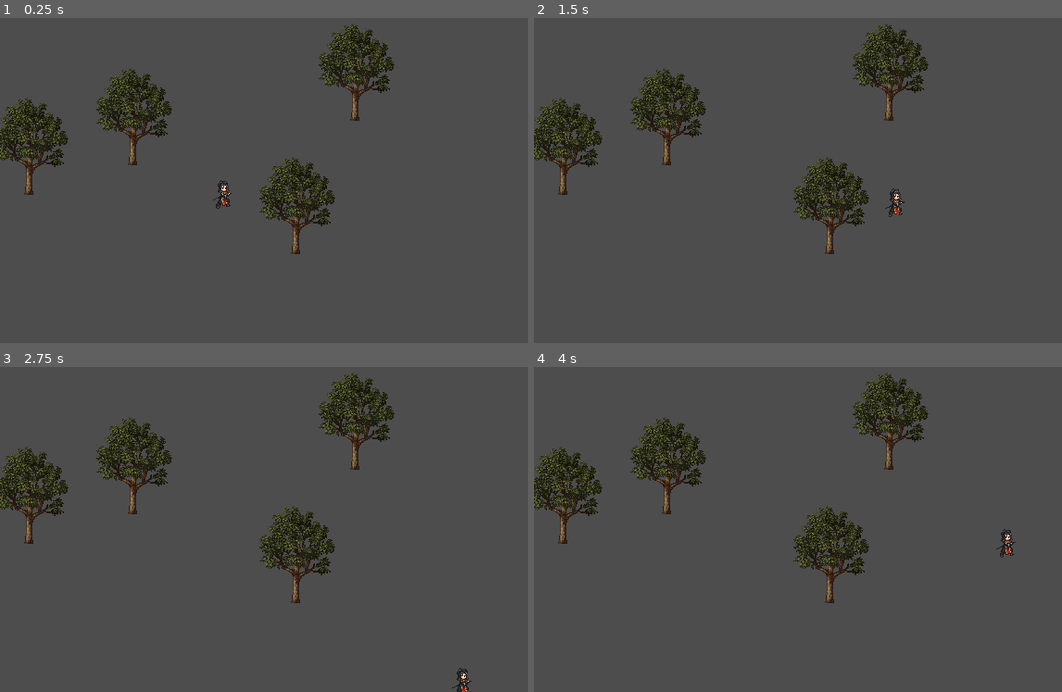
Above: before the commit, frames 1-4 (two rows, left to right).
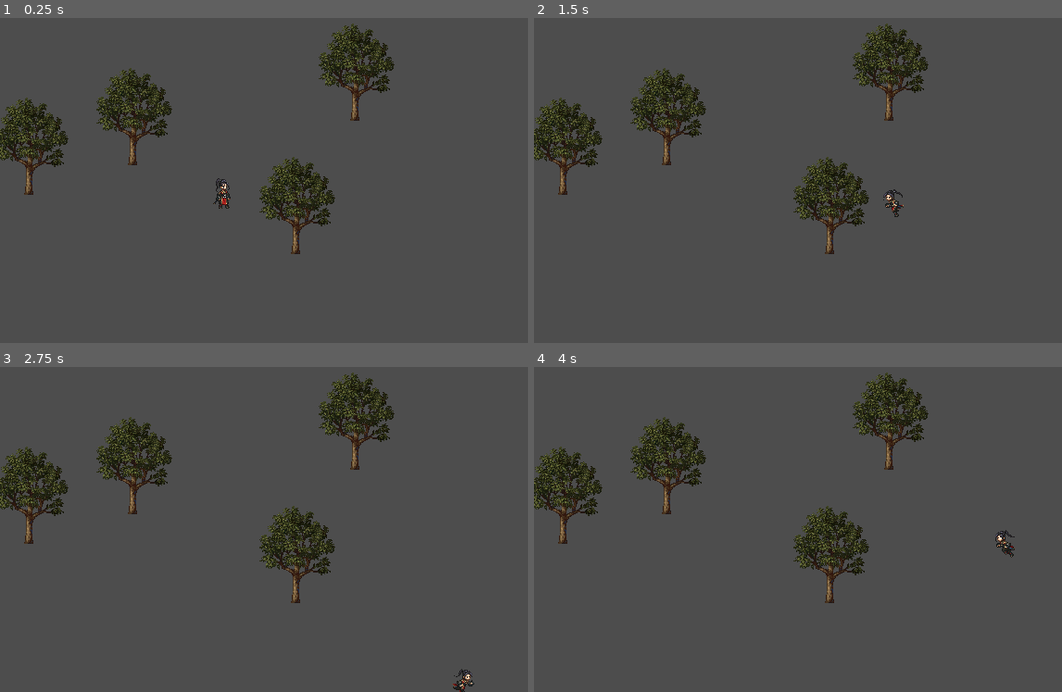
Above: after the commit, the same moments.

Repository: baifengxiao/action-rpg
Game: Godot game, scene res://World.tscn
Same seed, same stepped clock (60 frames per second), same inputs: the game is played once before the commit and once after it.
Inputs:
- Up to frame 1 (0.25 s): no input
- Up to frame 2 (1.5 s): tap Enter at 0.5 s; hold Right (ui_right) 0.53-1.28 s; hold Down (ui_down) from 1.28 s (still down)
- Up to frame 3 (2.75 s): release Down (ui_down) at 2.03 s; hold Right (ui_right) from 2.03 s (still down)
- Up to frame 4 (4 s): release Right (ui_right) at 2.78 s; hold Up (ui_up) 2.78-3.53 s; hold Left (ui_left) from 3.53 s (still down)

The runs differ from the first frame. In frame 1, 0.2% of the frame differs, in the area x 40-44%, y 49-59%; in frame 2, 0.2%, in the area x 66-71%, y 52-62%; in frame 3, 0.2%; in frame 4, 0.2%.

Commit message:
feat: part4.奔跑、休息这8个动作的动画制作、播放

Diff:
--- a/Player/player.gd
+++ b/Player/player.gd
@@ -5,6 +5,8 @@
 const FRICTION = 10 * 60
 
 var input_vector = Vector2.ZERO
+
+@onready var animation_player: AnimationPlayer = $AnimationPlayer
 
 func _physics_process(delta: float) -> void:
 
@@ -16,8 +18,14 @@
 
 	#非零向量
 	if input_vector != Vector2.ZERO:
+		if input_vector.x >0:
+			animation_player.play("RunRight")
+		else :
+			animation_player.play("RunLeft")
+
 		velocity = velocity.move_toward(input_vector * MAX_SPEED,ACCELERATION * delta - FRICTION * delta)
 	else :
+		animation_player.play("IdleRight")
 		velocity = velocity.move_toward(Vector2.ZERO,FRICTION * delta)	#摩擦力
 
 	move_and_slide()
--- a/Player/player.tscn
+++ b/Player/player.tscn
@@ -1,23 +1,201 @@
-[gd_scene load_steps=4 format=3 uid="uid://jy0fexd7h55g"]
+[gd_scene load_steps=14 format=3 uid="uid://jy0fexd7h55g"]
 
 [ext_resource type="Script" path="res://Player/player.gd" id="1_d3nqt"]
-[ext_resource type="Texture2D" path="res://Player/Player.png" id="2_rsren"]
+[ext_resource type="Texture2D" uid="uid://drfddsh45r5yv" path="res://Player/Player.png" id="2_1dkym"]
 
 [sub_resource type="CapsuleShape2D" id="CapsuleShape2D_yusqv"]
 radius = 2.0
 height = 8.0
 
+[sub_resource type="Animation" id="Animation_c3ywp"]
+resource_name = "IdleDown"
+length = 6.0
+loop_mode = 1
+step = 0.1
+tracks/0/type = "value"
+tracks/0/imported = false
+tracks/0/enabled = true
+tracks/0/path = NodePath("Sprite2D:frame")
+tracks/0/interp = 1
+tracks/0/loop_wrap = true
+tracks/0/keys = {
+"times": PackedFloat32Array(0, 5.8),
+"transitions": PackedFloat32Array(1, 1),
+"update": 1,
+"values": [29, 30]
+}
+
+[sub_resource type="Animation" id="Animation_dfqfv"]
+resource_name = "IdleRight"
+length = 6.0
+loop_mode = 1
+step = 0.1
+tracks/0/type = "value"
+tracks/0/imported = false
+tracks/0/enabled = true
+tracks/0/path = NodePath("Sprite2D:frame")
+tracks/0/interp = 1
+tracks/0/loop_wrap = true
+tracks/0/keys = {
+"times": PackedFloat32Array(0, 5.8),
+"transitions": PackedFloat32Array(1, 1),
+"update": 1,
+"values": [14, 15]
+}
+
+[sub_resource type="Animation" id="Animation_urq8s"]
+resource_name = "IdleRight"
+length = 6.0
+loop_mode = 1
+step = 0.1
+tracks/0/type = "value"
+tracks/0/imported = false
+tracks/0/enabled = true
+tracks/0/path = NodePath("Sprite2D:frame")
+tracks/0/interp = 1
+tracks/0/loop_wrap = true
+tracks/0/keys = {
+"times": PackedFloat32Array(0, 5.8),
+"transitions": PackedFloat32Array(1, 1),
+"update": 1,
+"values": [12, 13]
+}
+
+[sub_resource type="Animation" id="Animation_au0qn"]
+resource_name = "IdleUp"
+length = 0.1
+loop_mode = 1
+step = 0.1
+tracks/0/type = "value"
+tracks/0/imported = false
+tracks/0/enabled = true
+tracks/0/path = NodePath("Sprite2D:frame")
+tracks/0/interp = 1
+tracks/0/loop_wrap = true
+tracks/0/keys = {
+"times": PackedFloat32Array(0.0656332),
+"transitions": PackedFloat32Array(1),
+"update": 1,
+"values": [22]
+}
+
+[sub_resource type="Animation" id="Animation_86p57"]
+length = 0.001
+tracks/0/type = "value"
+tracks/0/imported = false
+tracks/0/enabled = true
+tracks/0/path = NodePath("Sprite2D:frame")
+tracks/0/interp = 1
+tracks/0/loop_wrap = true
+tracks/0/keys = {
+"times": PackedFloat32Array(0),
+"transitions": PackedFloat32Array(1),
+"update": 1,
+"values": [0]
+}
+
+[sub_resource type="Animation" id="Animation_uk26h"]
+resource_name = "RunDown"
+length = 0.6
+loop_mode = 1
+step = 0.1
+tracks/0/type = "value"
+tracks/0/imported = false
+tracks/0/enabled = true
+tracks/0/path = NodePath("Sprite2D:frame")
+tracks/0/interp = 1
+tracks/0/loop_wrap = true
+tracks/0/keys = {
+"times": PackedFloat32Array(0, 0.1, 0.2, 0.3, 0.4, 0.5),
+"transitions": PackedFloat32Array(1, 1, 1, 1, 1, 1),
+"update": 1,
+"values": [23, 24, 25, 26, 27, 28]
+}
+
+[sub_resource type="Animation" id="Animation_y850y"]
+resource_name = "RunLeft"
+length = 0.6
+loop_mode = 1
+step = 0.1
+tracks/0/type = "value"
+tracks/0/imported = false
+tracks/0/enabled = true
+tracks/0/path = NodePath("Sprite2D:frame")
+tracks/0/interp = 1
+tracks/0/loop_wrap = true
+tracks/0/keys = {
+"times": PackedFloat32Array(0, 0.1, 0.2, 0.3, 0.4, 0.5),
+"transitions": PackedFloat32Array(1, 1, 1, 1, 1, 1),
+"update": 1,
+"values": [6, 7, 8, 9, 10, 11]
+}
+
+[sub_resource type="Animation" id="Animation_uctk4"]
+resource_name = "RunDown"
+length = 0.6
+loop_mode = 1
+step = 0.1
+tracks/0/type = "value"
+tracks/0/imported = false
+tracks/0/enabled = true
+tracks/0/path = NodePath("Sprite2D:frame")
+tracks/0/interp = 1
+tracks/0/loop_wrap = true
+tracks/0/keys = {
+"times": PackedFloat32Array(0, 0.1, 0.2, 0.3, 0.4, 0.5),
+"transitions": PackedFloat32Array(1, 1, 1, 1, 1, 1),
+"update": 1,
+"values": [0, 1, 2, 3, 4, 5]
+}
+
+[sub_resource type="Animation" id="Animation_r1iko"]
+resource_name = "RunUp"
+length = 0.6
+step = 0.1
+tracks/0/type = "value"
+tracks/0/imported = false
+tracks/0/enabled = true
+tracks/0/path = NodePath("Sprite2D:frame")
+tracks/0/interp = 1
+tracks/0/loop_wrap = true
+tracks/0/keys = {
+"times": PackedFloat32Array(0, 0.1, 0.2, 0.3, 0.4, 0.5),
+"transitions": PackedFloat32Array(1, 1, 1, 1, 1, 1),
+"update": 1,
+"values": [16, 17, 18, 19, 20, 21]
+}
+
+[sub_resource type="AnimationLibrary" id="AnimationLibrary_d87ro"]
+_data = {
+"IdleDown": SubResource("Animation_c3ywp"),
+"IdleLeft": SubResource("Animation_dfqfv"),
+"IdleRight": SubResource("Animation_urq8s"),
+"IdleUp": SubResource("Animation_au0qn"),
+"RESET": SubResource("Animation_86p57"),
+"RunDown": SubResource("Animation_uk26h"),
+"RunLeft": SubResource("Animation_y850y"),
+"RunRight": SubResource("Animation_uctk4"),
+"RunUp": SubResource("Animation_r1iko")
+}
+
 [node name="Player" type="CharacterBody2D"]
 script = ExtResource("1_d3nqt")
 
 [node name="Sprite2D" type="Sprite2D" parent="."]
 position = Vector2(0.107272, -4.33909)
 scale = Vector2(0.212803, 0.212803)
-texture = ExtResource("2_rsren")
-region_enabled = true
+texture = ExtResource("2_1dkym")
+flip_h = true
+hframes = 45
 region_rect = Rect2(232, 222, 48, 72)
 
 [node name="CollisionShape2D" type="CollisionShape2D" parent="."]
 position = Vector2(0.107272, -0.339092)
 rotation = -1.5708
 shape = SubResource("CapsuleShape2D_yusqv")
+
+[node name="AnimationPlayer" type="AnimationPlayer" parent="."]
+libraries = {
+"": SubResource("AnimationLibrary_d87ro")
+}
+autoplay = "RunRight"
Binary file changed: Player/Player.png
